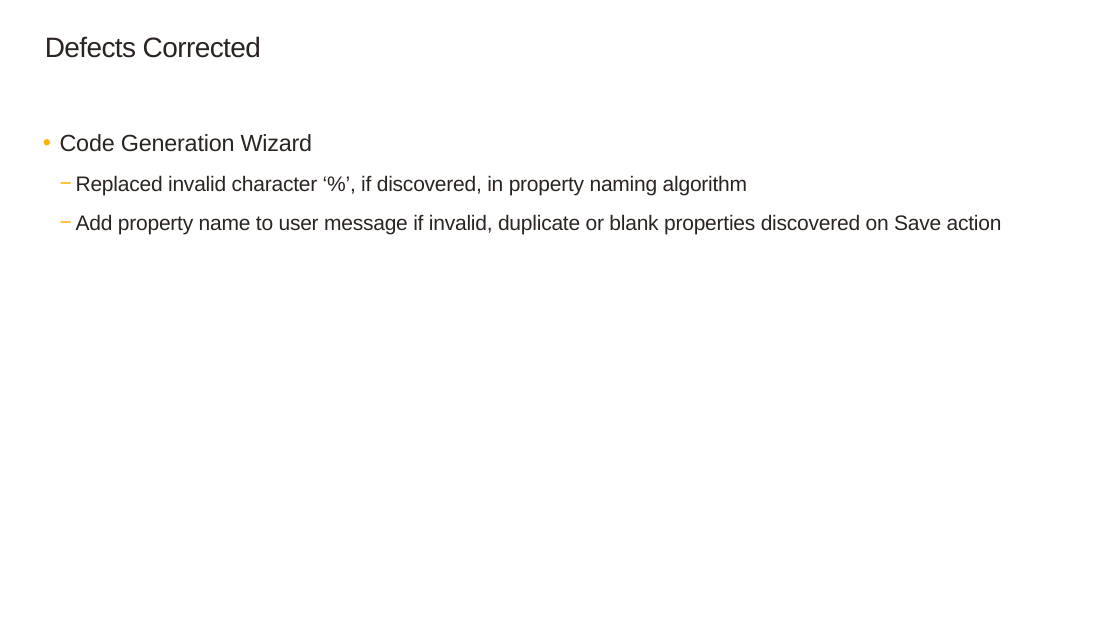
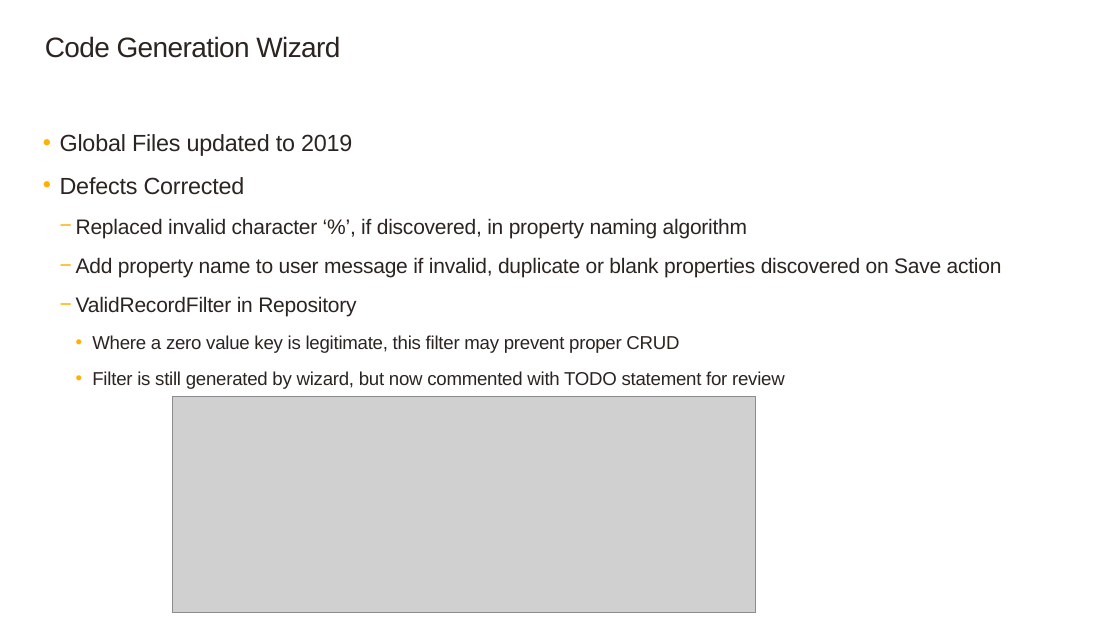
Before and after one commit to SageNADev/Sage300-SDK, a slide deck: slide 5 of docs/presentations/Sage300SDK_2019WebSDKOverview.pptx (slide 4 before the commit). Drawn at 1120x630 pixels with LibreOffice and Linux fonts; fonts in the diff are those of the drawing; grey boxes stand for pictures; background and template pictures are left out. Boxes give left, top, right and bottom in pixels: in the first picture for what was removed or moved away, otherwise in the second. Text is boxed around its words. In the diff, an @@ line names an element or a change of style, - is before the commit and + after.

Commit message:
ValidFilter in repository

```diff
--- a/docs/presentations/Sage300SDK_2019WebSDKOverview.pptx
+++ b/docs/presentations/Sage300SDK_2019WebSDKOverview.pptx
@@ title at (45, 36, 340, 58): text changed @@
-Defects Corrected
+Code Generation Wizard
@@ text at (60, 134, 352, 195): text changed @@
-  • Code Generation Wizard
+  • Global Files updated to 2019
+  • Defects Corrected
@@ text at (76, 296, 785, 389): paragraphs added @@
+    − ValidRecordFilter in Repository
+      • Where a zero value key is legitimate, this filter may prevent proper CRUD
+      • Filter is still generated by wizard, but now commented with TODO statement for review
@@ picture added at (172, 397, 756, 613) @@
```
Also in this commit, not shown: 4 other slides changed, 3 slides added, 3 other files.
